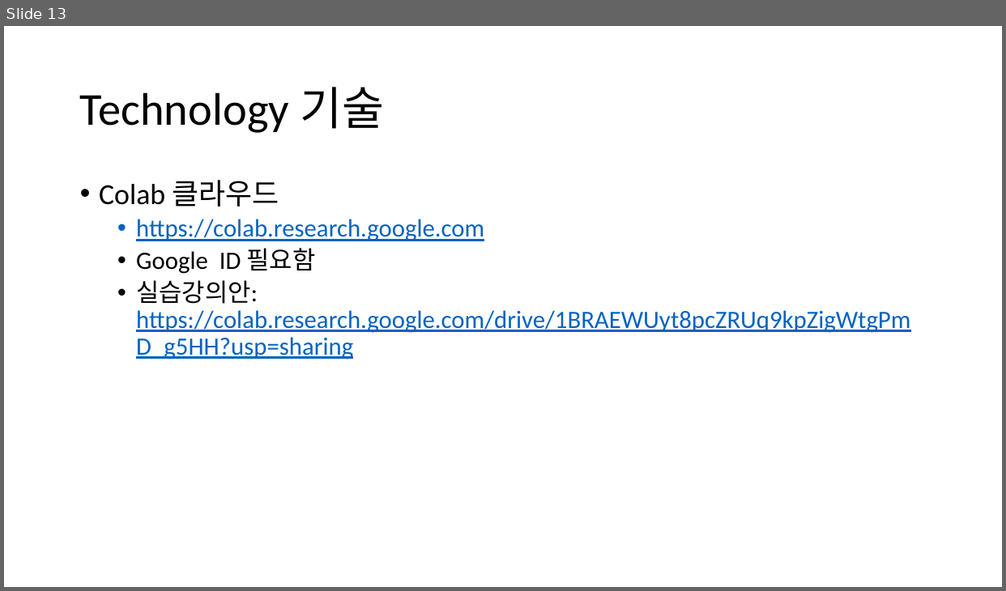
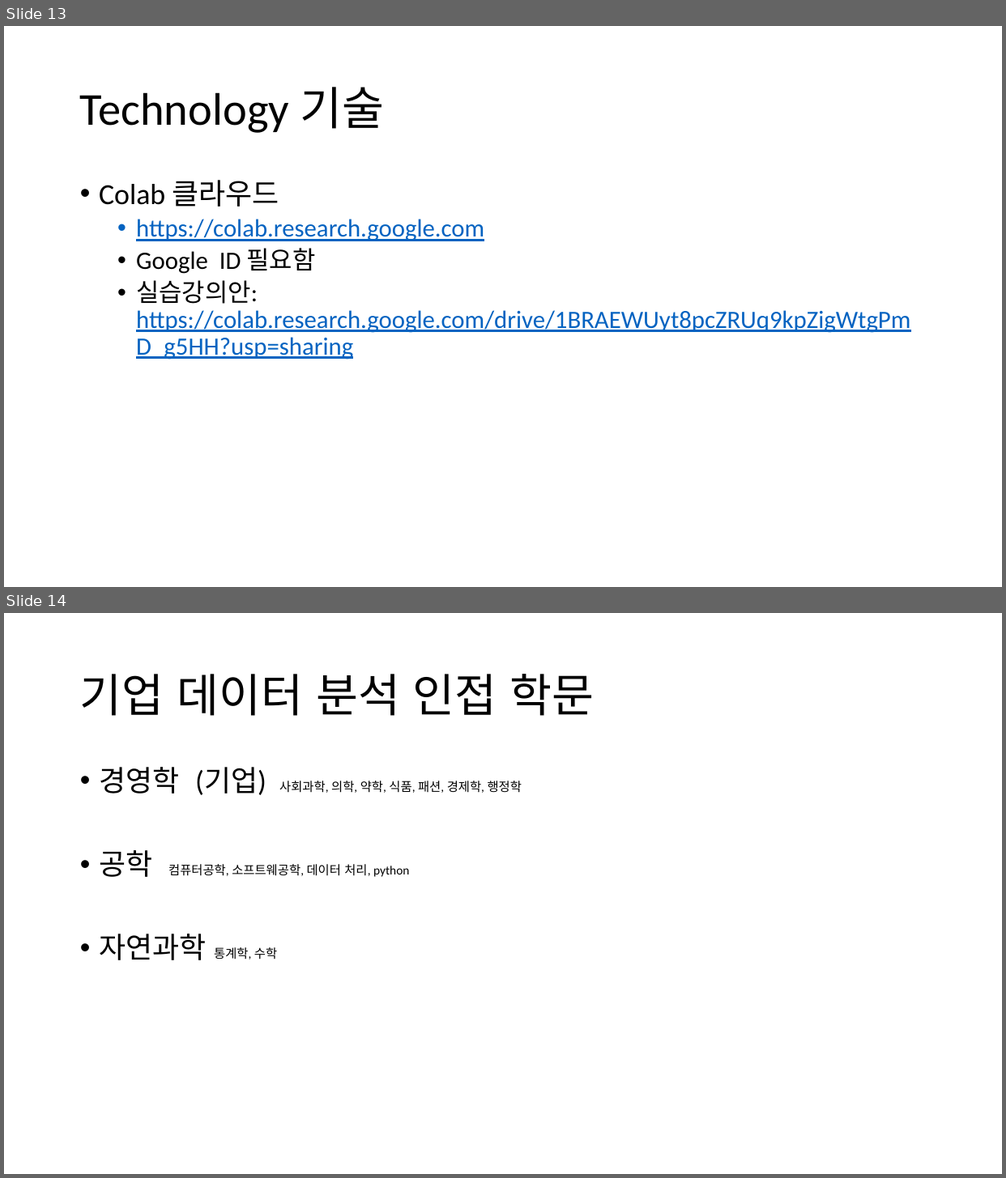
Before and after one commit to SalguAlmond/SalguAlmond, a slide deck: 인공지능 기반의 기업 데이터 분석.pptx. Shown one above the other, each under a label of ours: slide 13 before the commit, slides 13 and 14 after it. The pictures are 1006x591 and 1006x1178 pixels, drawn with LibreOffice and Linux fonts; fonts in the diff are those of the drawing. Boxes give left, top, right and bottom in pixels: in the first picture for what was removed or moved away, otherwise in the second. Text is boxed around its words. In the diff, an @@ line names an element or a change of style, - is before the commit and + after.

```diff
--- a/인공지능 기반의 기업 데이터 분석.pptx
+++ b/인공지능 기반의 기업 데이터 분석.pptx
@@ slide 14 added at [4,613,1002,1174], background #FFFFFF @@
@@ title added at [80,674,594,716], 44 pt, text #000000 @@
+기업 데이터 분석 인접 학문
@@ text added at [99,767,522,960], 12 pt, text #000000 @@
+• 경영학 (기업) 사회과학, 의학, 약학, 식품, 패션, 경제학, 행정학
+• 공학 컴퓨터공학, 소프트웨공학, 데이터 처리, python
+• 자연과학 통계학, 수학
```
Also in this commit, not shown: 4 slides changed, 3 other slides added, 1 other file.
